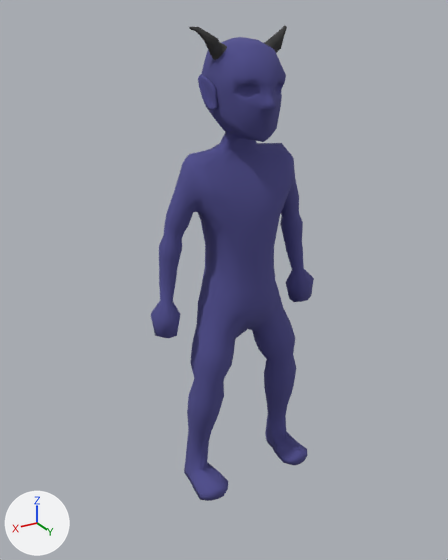
The glTF model sin_nombre.glb as it was, and as the next commit left it.
The view is the same before and after, from a 50 mm lens placed at (2.42, 3.8, 3.29), pointed at (0.31, 0.29, 1.53). Lighting does not change. The marker at lower left points along +X, +Y and +Z. Vertices at the same position are counted once.

Names of what the first picture shows: 'Vert'.
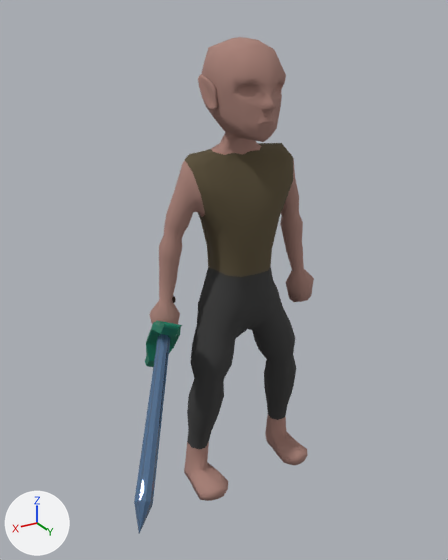
The newer file is also turned or shifted as a whole; pictures and numbers use the older file's frame.

What changed in the scene script:
```text
Change mat_skin:
    where n0 = _N.new('ShaderNodeBsdfPrincipled'); n0.name = 'Principled BSDF'
    add n0.inputs[0].default_value = (0.402, 0.225, 0.19, 1.0)  # 'Base Color', brown #aa8279
    remove n2 = _N.new('ShaderNodeMix'); n2.name = 'Mix'
    remove n2.data_type = 'RGBA'
    remove n2.blend_type = 'MULTIPLY'
    remove n2.inputs[0].default_value = 1.0  # 'Factor'
    remove n2.inputs[7].default_value = (0.0805, 0.0763, 0.274, 1.0)  # 'B', blue #504e8f
    remove n3 = _N.new('ShaderNodeVertexColor'); n3.name = 'Color Attribute'
    remove _L.new(n2.outputs[2], n0.inputs[0])  # 'Result' to 'Base Color'
    remove _L.new(n3.outputs[0], n2.inputs[6])  # 'Color' to 'A'
Change mat_horns:
    where n0 = _N.new('ShaderNodeBsdfPrincipled'); n0.name = 'Principled BSDF'
    add n0.inputs[0].default_value = (0.0445, 0.0445, 0.0445, 1.0)  # 'Base Color', black #3c3c3c
    remove n2 = _N.new('ShaderNodeMix'); n2.name = 'Mix'
    remove n2.data_type = 'RGBA'
    remove n2.blend_type = 'MULTIPLY'
    remove n2.inputs[0].default_value = 1.0  # 'Factor'
    remove n2.inputs[7].default_value = (0.0445, 0.0445, 0.0445, 1.0)  # 'B', black #3c3c3c
    remove n3 = _N.new('ShaderNodeVertexColor'); n3.name = 'Color Attribute'
    remove _L.new(n2.outputs[2], n0.inputs[0])  # 'Result' to 'Base Color'
    remove _L.new(n3.outputs[0], n2.inputs[6])  # 'Color' to 'A'
Add mat_shirt:
    mat_shirt = principled_material('Shirt')
    mat_shirt.base_color = (0.104, 0.0799, 0.0412)  # brown #5b5039
    mat_shirt.roughness = 1.0
Change me_vert:
    verts and faces of me_vert; kept vertices keep their numbers, new ones are numbered from 1230
    remove me_vert.from_pydata(...)  # 1230 vertices, 2448 faces; spans x -0.75..0.75, y -0.29..0.4, z -0.39..3.21
    add me_vert.from_pydata(...)  # 1189 vertices, 2366 faces; spans x -0.75..0.75, y -0.29..0.4, z -0.39..3.14
    me_vert part 1
    15 vertices in x -0.24..0.72, y -0.15..0.22, z 1.05..1.31 move by (0.0, -0.01, 0.0)
    8 vertices in x 0.61..0.75, y -0.13..0.08, z 1.07..1.32 move by (0.0, -0.02, 0.0)
    5 vertices in x -0.13..0.13, y 0.23..0.25, z 1.13..1.36 move by (0.0, -0.02, 0.01)
    37 vertices move from x -0.33..0.7, y -0.18..0.26, z 1.05..1.68 to x -0.32..0.7, y -0.16..0.22, z 1.05..1.68
    me_vert part 2
    84 vertices are removed from x -0.38..0.38, y -0.03..0.32, z 2.71..3.21
    202 faces are deleted
    15 vertices move from x -0.07..0.07, y 0.31..0.37, z 2.76..2.82 to x -0.04..0.06, y 0.32..0.36, z 2.76..2.85
    43 vertices are added at x -0.14..0.14, y 0.26..0.34, z 2.61..2.71
    120 new faces join them, mat_skin (brown #aa8279)
    me_vert part 3
    add verts[547] = (-0.33, 0.16, -0.37)  # moved, pixel (277, 455)
    add verts[587] = (-0.35, 0.19, -0.38)  # moved
    add verts[594] = (-0.31, 0.17, -0.32)  # moved, pixel (276, 451)
    me_vert part 4: 352 faces spanning x -0.5..0.5, y -0.2..0.25, z -0.05..1.49 switch from mat_skin to mat_horns (black #3b3b3b)
    me_vert part 5: 172 faces spanning x -0.43..0.43, y -0.22..0.23, z 1.46..2.4 switch from mat_skin to mat_shirt (brown #5b5039)
Add ob_swordmesh:
    ob_swordmesh = bpy.data.objects.new('SwordMesh', me_cubo)  # 281 vertices, 528 faces; spans x 0.487..1.357, y -0.228..0.994, z 0.29..1.334; in mat_metal (blue #59789b), mat_material (green #18866a), mat_material_001 (brown #3d281d)
    ob_swordmesh.location = (0.0, 0.0, 0.0)
```

Changed parts and their boxes (x1, y1, x2, y2) in the pictures (448 x 560 px; the box of a moved part takes in the faces that stretch with it):
'Vert', recoloured, reshaped
    before: (151, 25, 314, 501)
    after: (149, 37, 314, 501)
'SwordMesh', added (blue)
    after: (134, 296, 182, 533)
    faces in mat_metal (blue #59789b): (134, 334, 170, 533)
    faces in mat_material (green #18866a): (145, 321, 182, 367)
part 1 of me_vert, moved or reshaped
    before: (151, 217, 283, 339)
    after: (149, 220, 283, 339)
part 2 of me_vert, cut back
    before: (189, 25, 287, 138)
    after: (212, 45, 281, 138)
part 3 of me_vert, moved or reshaped
    before: (272, 438, 283, 462)
    after: (272, 438, 283, 461)
part 4 of me_vert, recoloured (blue to black)
    both: (187, 304, 296, 449)
part 5 of me_vert, recoloured (blue to brown)
    both: (185, 143, 293, 274)
